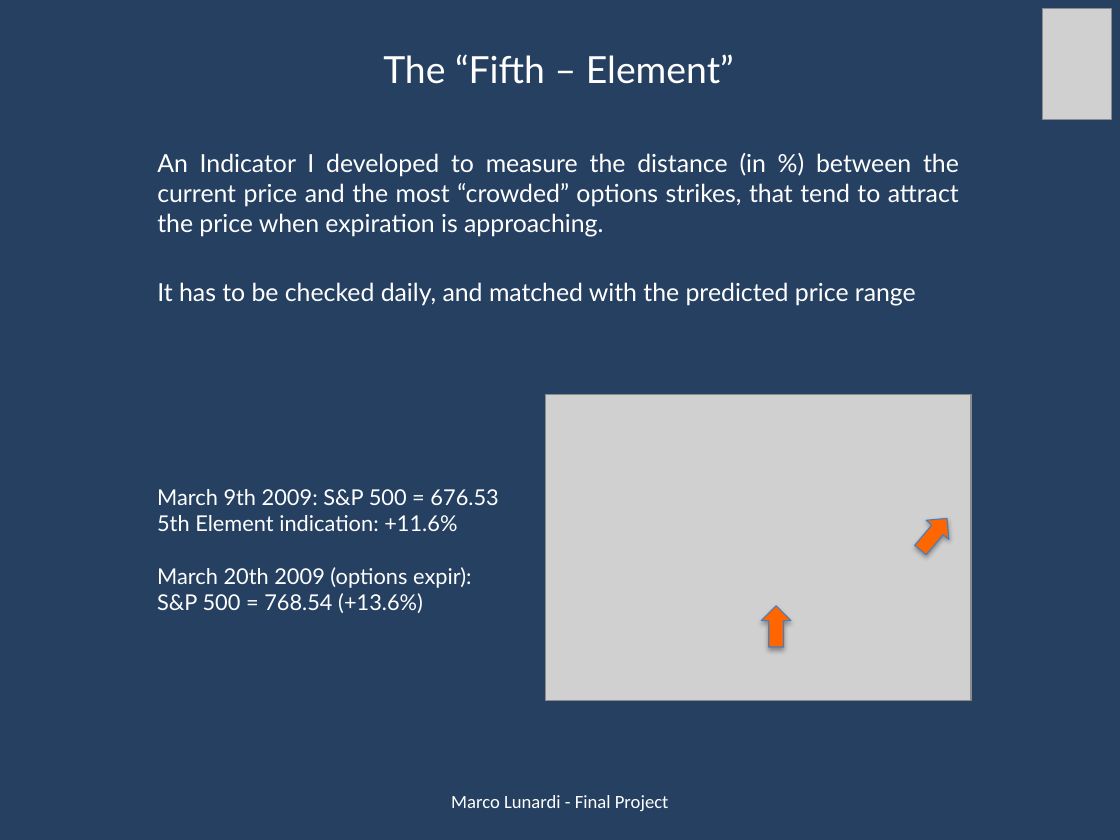
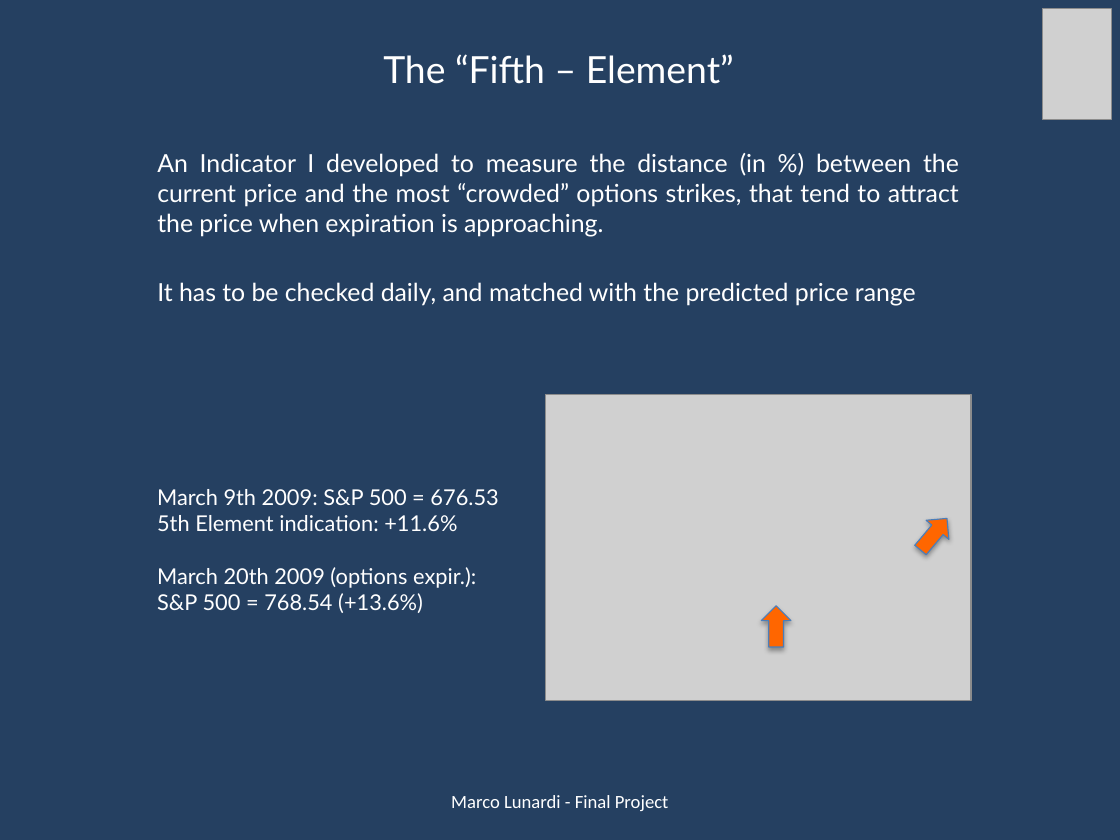
Before and after one commit to marcolunardi/metis, a slide deck: slide 6 of final_project/Metis Kojak.pptx. Drawn at 1120x840 pixels with LibreOffice and Linux fonts; fonts in the diff are those of the drawing; grey boxes stand for pictures. Boxes give left, top, right and bottom in pixels: in the first picture for what was removed or moved away, otherwise in the second. Text is boxed around its words. In the diff, an @@ line names an element or a change of style, - is before the commit and + after.

```diff
--- a/final_project/Metis Kojak.pptx
+++ b/final_project/Metis Kojak.pptx
@@ text at [157,567,476,588]: text changed @@
-March 20th 2009 (options expir):
+March 20th 2009 (options expir.):
```
Also in this commit, not shown: 7 other files.
